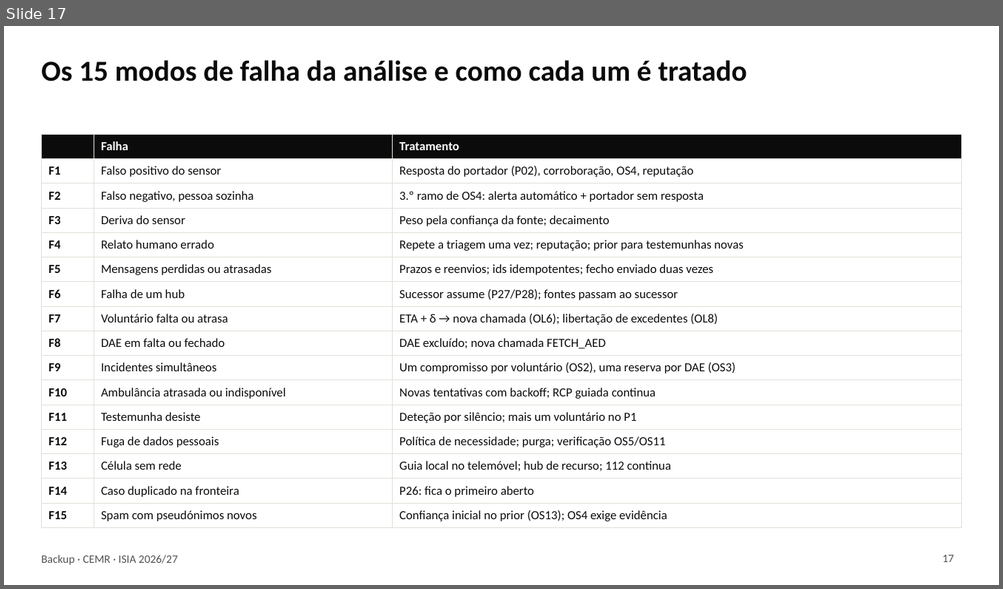
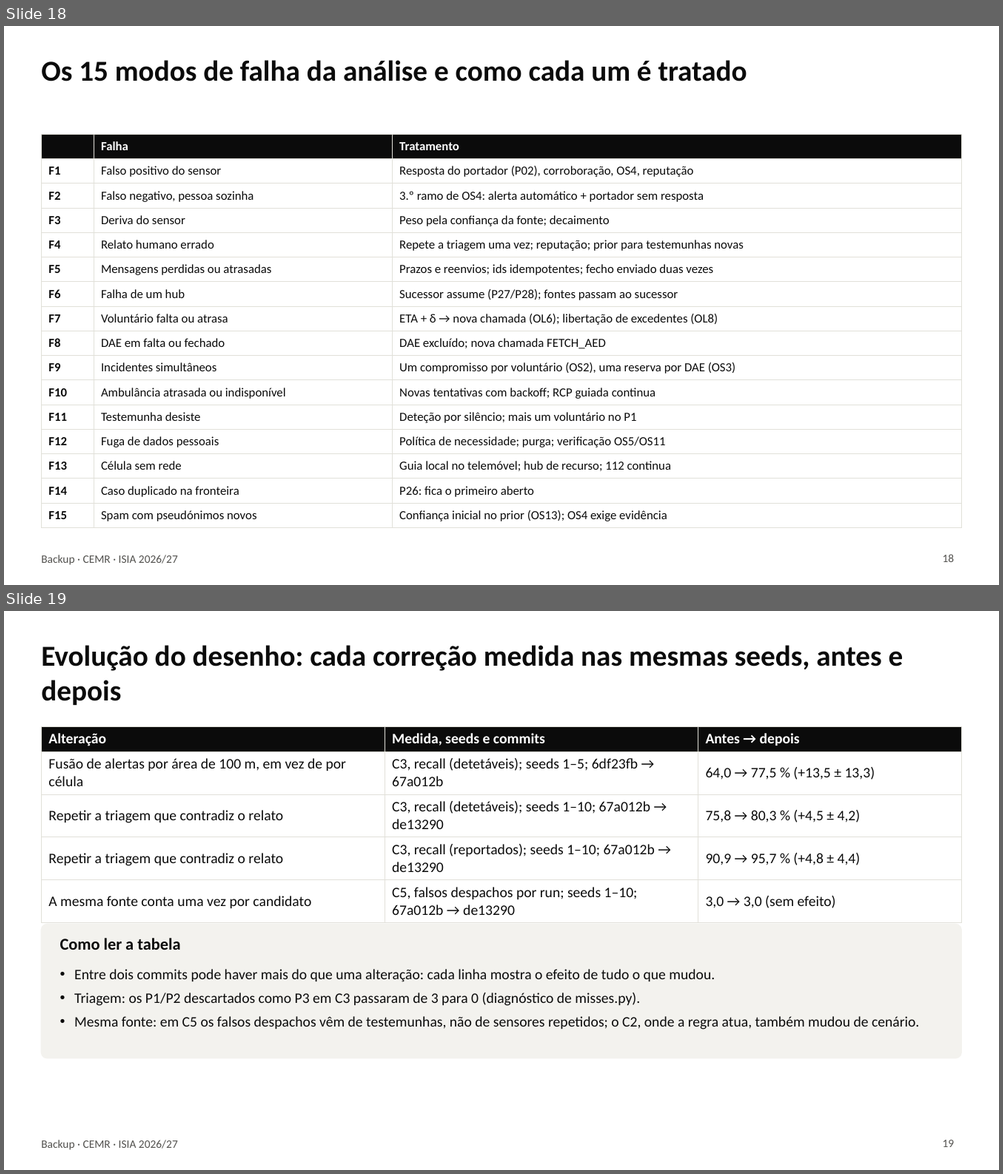
Before and after one commit to rodrigoilde/fcup-isia, a slide deck: slides/apresentacao.pptx. Shown one above the other, each under a label of ours: slide 17 before the commit, slides 18 and 19 after it. The pictures are 1003x589 and 1003x1174 pixels, drawn with LibreOffice and Linux fonts; fonts in the diff are those of the drawing. Boxes give left, top, right and bottom in pixels: in the first picture for what was removed or moved away, otherwise in the second. Text is boxed around its words. In the diff, an @@ line names an element or a change of style, - is before the commit and + after.

```diff
--- a/slides/apresentacao.pptx
+++ b/slides/apresentacao.pptx
@@ slide 19 added at (x1=4, y1=611, x2=999, y2=1170), background #FFFFFF; not listed: 1 template element that a slide beside it also shows @@
@@ title added at (x1=41, y1=645, x2=903, y2=705), 28 pt, text #0B0B0B, bold @@
+Evolução do desenho: cada correção medida nas mesmas seeds, antes e depois
@@ table added at (x1=41, y1=726, x2=962, y2=918), 5 rows, 3 columns @@
+Alteração | Medida, seeds e commits | Antes → depois
+Fusão de alertas por área de 100 m, em vez de por célula | C3, recall (detetáveis); seeds 1–5; 6df23fb → 67a012b | 64,0 → 77,5 % (+13,5 ± 13,3)
+Repetir a triagem que contradiz o relato | C3, recall (detetáveis); seeds 1–10; 67a012b → de13290 | 75,8 → 80,3 % (+4,5 ± 4,2)
+Repetir a triagem que contradiz o relato | C3, recall (reportados); seeds 1–10; 67a012b → de13290 | 90,9 → 95,7 % (+4,8 ± 4,4)
+A mesma fonte conta uma vez por candidato | C5, falsos despachos por run; seeds 1–10; 67a012b → de13290 | 3,0 → 3,0 (sem efeito)
@@ rounded rectangle added at (x1=41, y1=924, x2=962, y2=1059), fill #F3F2EE, outline #F3F2EE 1 pt @@
@@ text added at (x1=60, y1=938, x2=180, y2=950), 16 pt, text #0B0B0B, bold @@
+Como ler a tabela
@@ text added at (x1=74, y1=969, x2=919, y2=1030), 14 pt, text #0B0B0B @@
+• Entre dois commits pode haver mais do que uma alteração: cada linha mostra o efeito de tudo o que mudou.
+• Triagem: os P1/P2 descartados como P3 em C3 passaram de 3 para 0 (diagnóstico de misses.py).
+• Mesma fonte: em C5 os falsos despachos vêm de testemunhas, não de sensores repetidos; o C2, onde a regra atua, também mudou de cenário.
@@ page number added at (x1=942, y1=1140, x2=954, y2=1147), 11 pt, text #52514E @@
+19
@@ what was slide 17 is now slide 18 @@
@@ page number at (x1=942, y1=554, x2=954, y2=562): text changed @@
-17
+18
```
Also in this commit, not shown: 9 slides changed, 1 other slide added, 1 other file.
